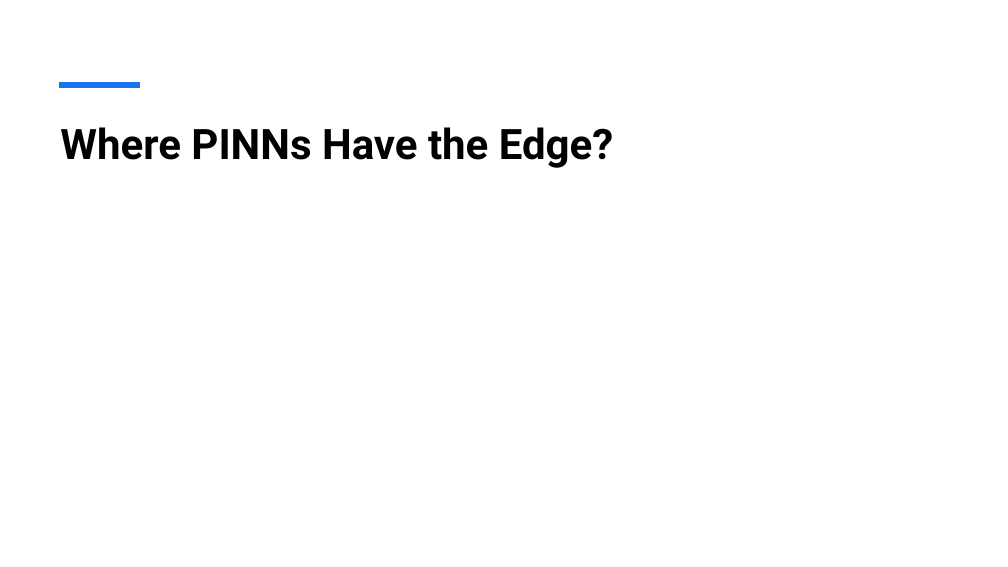
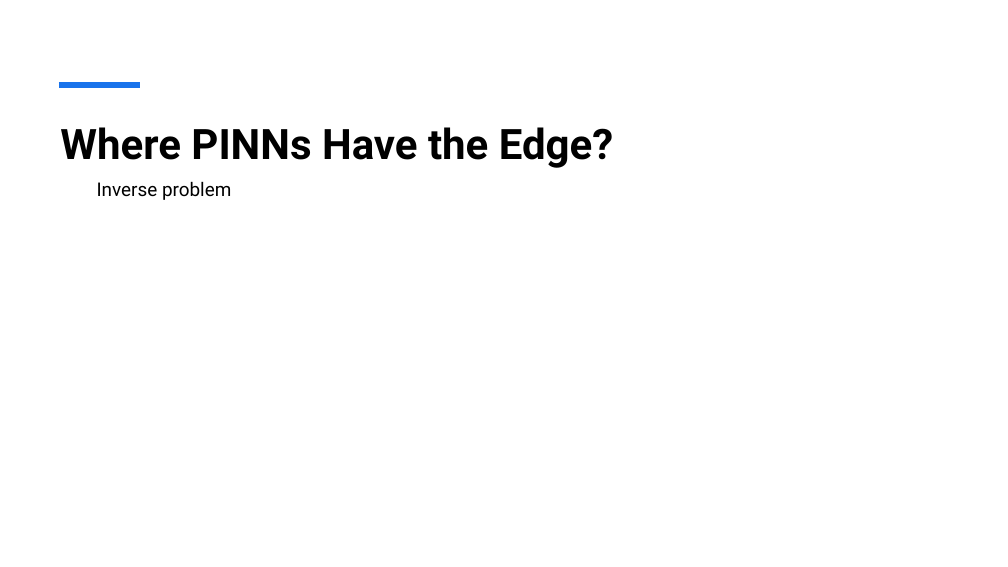
Before and after one commit to henrikhaug1/MEK4470, a slide deck: slide 13 of Presentation1.pptx (slide 12 before the commit). Drawn at 1008x567 pixels with LibreOffice and Linux fonts; fonts in the diff are those of the drawing. Boxes give left, top, right and bottom in pixels: in the first picture for what was removed or moved away, otherwise in the second. Text is boxed around its words. In the diff, an @@ line names an element or a change of style, - is before the commit and + after.

```diff
--- a/Presentation1.pptx
+++ b/Presentation1.pptx
@@ text added at box(97, 181, 231, 200), 18 pt, text #000000 @@
+Inverse problem
```
Also in this commit, not shown: 6 other slides changed, 7 slides added, 5 slides removed, 18 other files.
